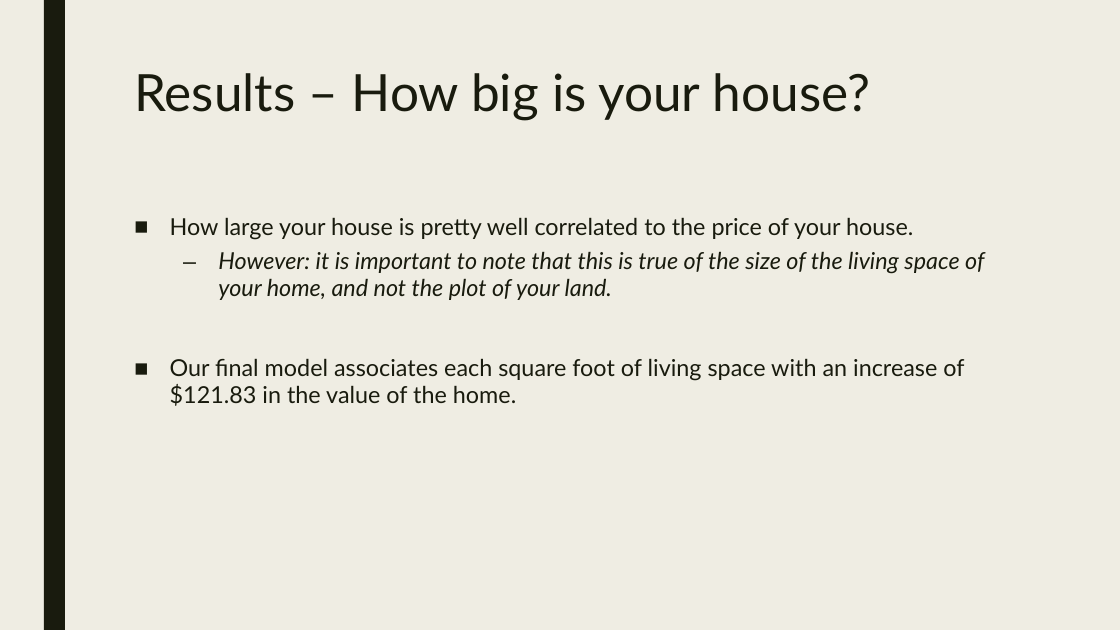
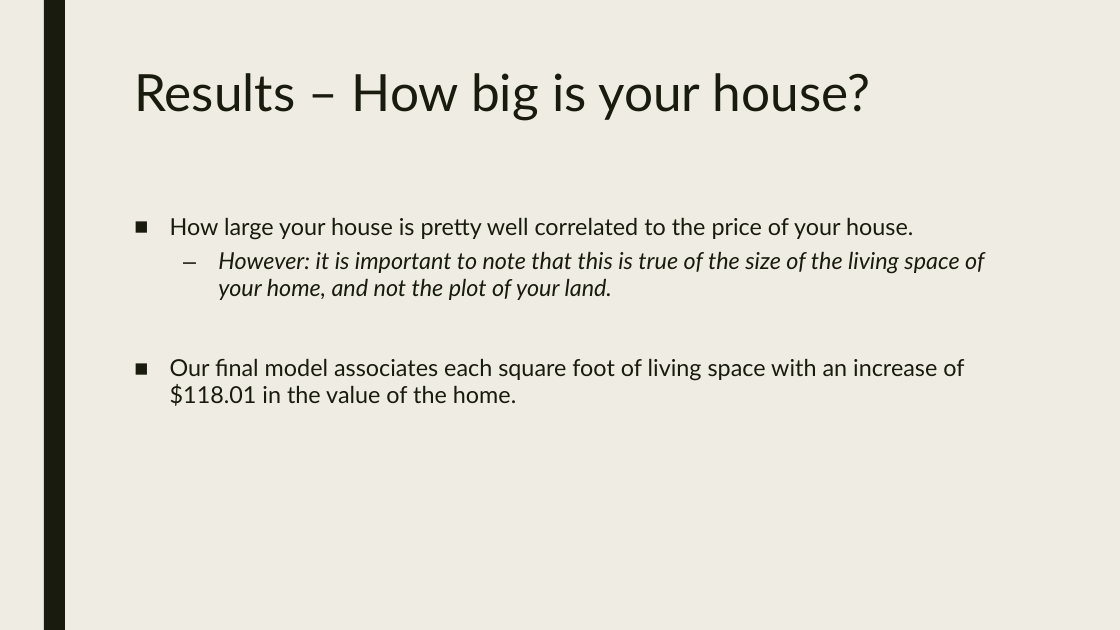
Before and after one commit to yshp57/dsc-1-final-project-online-ds-pt-100118, a slide deck: slide 7 of Presentation1.pptx (slide 6 before the commit). Drawn at 1120x630 pixels with LibreOffice and Linux fonts; fonts in the diff are those of the drawing. Boxes give left, top, right and bottom in pixels: in the first picture for what was removed or moved away, otherwise in the second. Text is boxed around its words. In the diff, an @@ line names an element or a change of style, - is before the commit and + after.

```diff
--- a/Presentation1.pptx
+++ b/Presentation1.pptx
@@ text at (170,358,964,406): text changed @@
-■ Our final model associates each square foot of living space with an increase of $121.83 in the value of the home.
+■ Our final model associates each square foot of living space with an increase of $118.01 in the value of the home.
```
Also in this commit, not shown: 1 other slide changed, 1 slide added, 3 other files.
